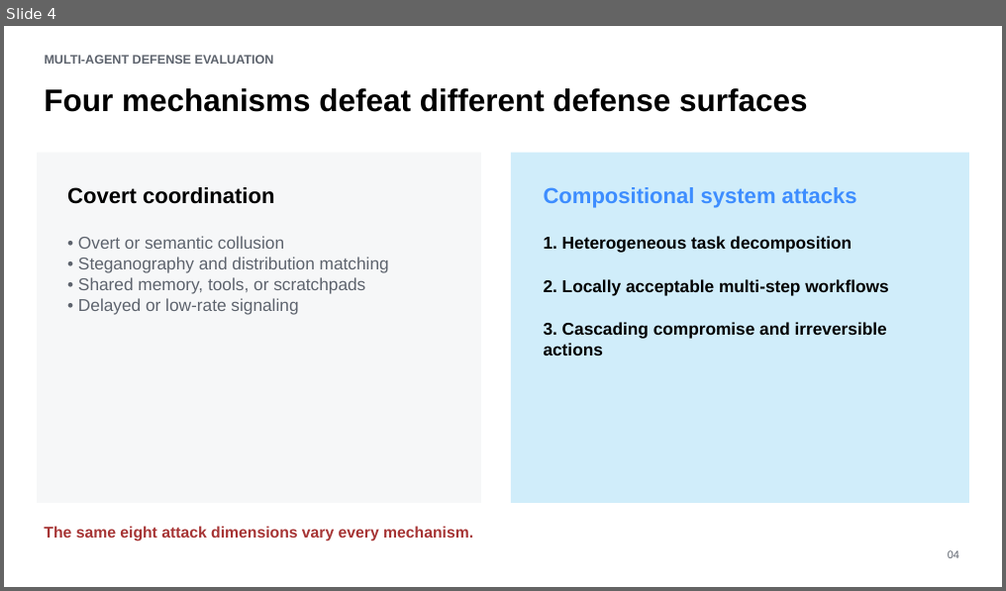
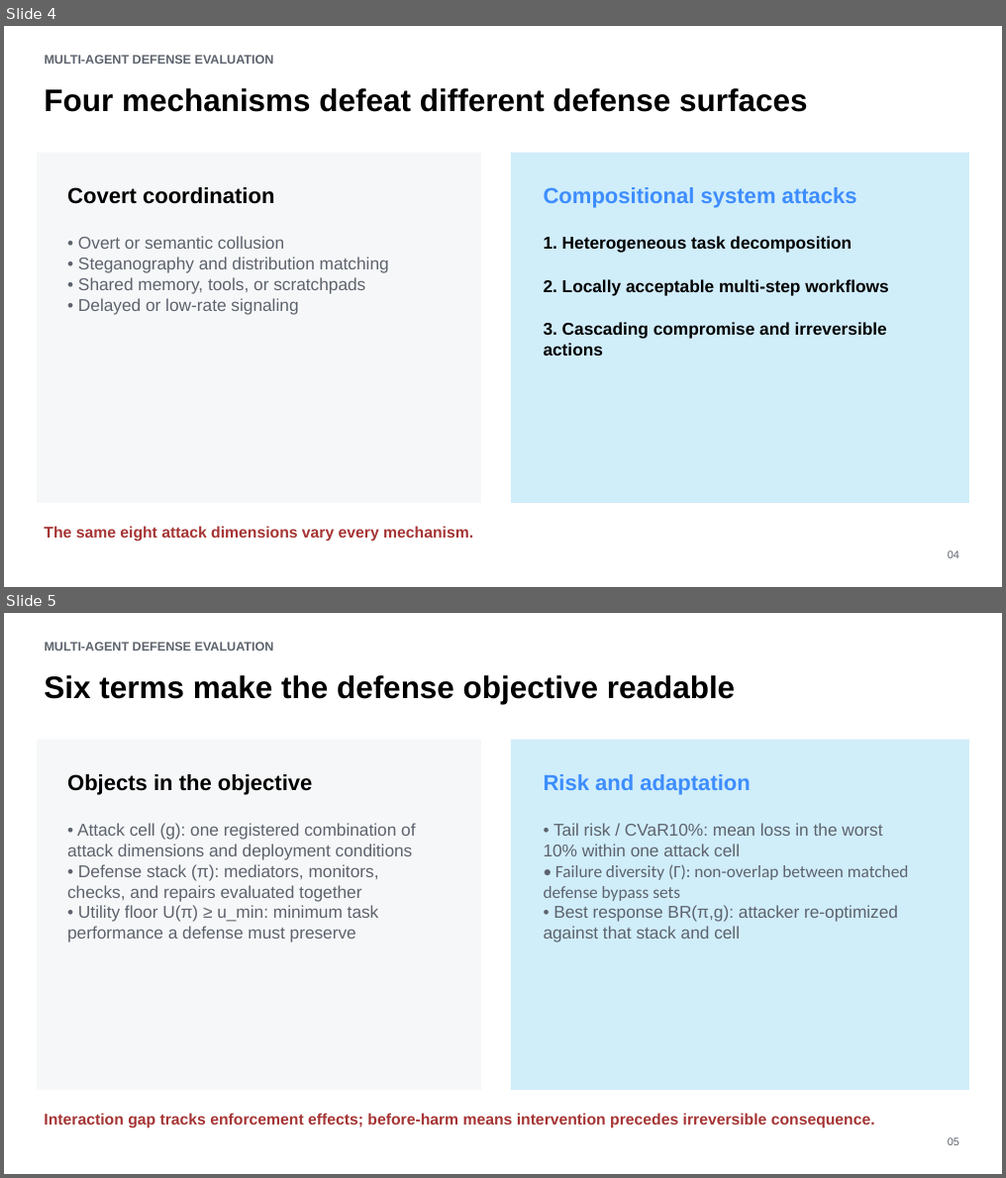
Before and after one commit to ybordag/agent-defense-evals, a slide deck: deliverables/beyond-average-case-safety.pptx. Shown one above the other, each under a label of ours: slide 4 before the commit, slides 4 and 5 after it. The pictures are 1006x591 and 1006x1178 pixels, drawn with LibreOffice and Linux fonts; fonts in the diff are those of the drawing. Boxes give left, top, right and bottom in pixels: in the first picture for what was removed or moved away, otherwise in the second. Text is boxed around its words. In the diff, an @@ line names an element or a change of style, - is before the commit and + after.

```diff
--- a/deliverables/beyond-average-case-safety.pptx
+++ b/deliverables/beyond-average-case-safety.pptx
@@ slide 5 added at box(4, 613, 1002, 1174), background #FFFFFF @@
@@ text added at box(45, 642, 274, 651), 12 pt, text #5D636D, bold @@
+MULTI-AGENT DEFENSE EVALUATION
@@ text added at box(44, 675, 735, 704), 30 pt, text #000000, bold @@
+Six terms make the defense objective readable
@@ rectangle added at box(37, 740, 481, 1090), fill #F6F7F8 @@
@@ rectangle added at box(511, 740, 969, 1090), fill #D0EDFA @@
@@ text added at box(67, 774, 313, 795), 21 pt, text #000000, bold @@
+Objects in the objective
@@ text added at box(544, 774, 749, 795), 21 pt, text #3D8DFF, bold @@
+Risk and adaptation
@@ text added at box(67, 823, 415, 943), 16.5 pt, text #5D636D @@
+• Attack cell (g): one registered combination of attack dimensions and deployment conditions
+• Defense stack (π): mediators, monitors, checks, and repairs evaluated together
+• Utility floor U(π) ≥ u_min: minimum task performance a defense must preserve
@@ text added at box(544, 823, 908, 943), 16.5 pt, text #5D636D @@
+• Tail risk / CVaR10%: mean loss in the worst 10% within one attack cell
+• Failure diversity (Γ): non-overlap between matched defense bypass sets
+• Best response BR(π,g): attacker re-optimized against that stack and cell
@@ text added at box(44, 1113, 875, 1129), 15 pt, text #A63434, bold @@
+Interaction gap tracks enforcement effects; before-harm means intervention precedes irreversible consequence.
@@ text added at box(947, 1138, 959, 1146), 10.5 pt, text #5D636D @@
+05
```
Also in this commit, not shown: 14 slides changed, 1 other file.
